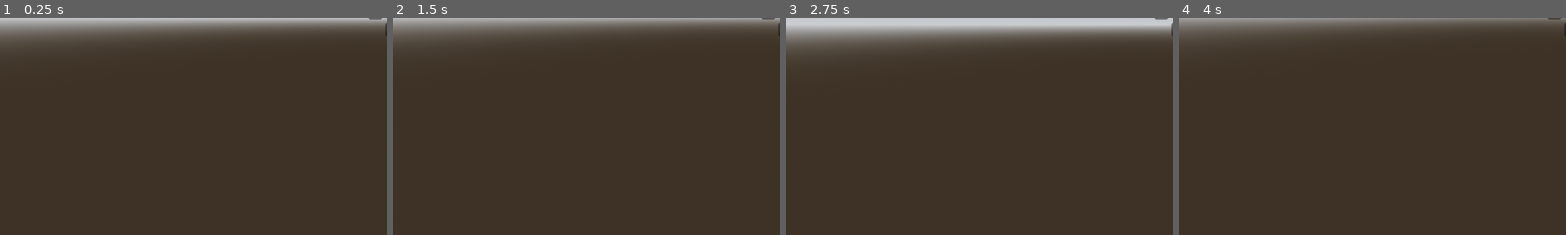
Above: before the commit, frames 1-4 (left to right).
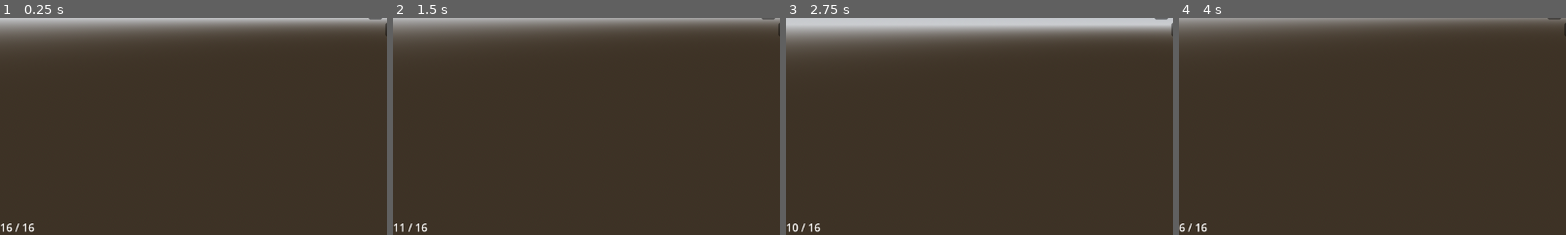
Above: after the commit, the same moments.

Repository: rsrasmu2/Brackeys2025
Game: Godot game, scene res://assets/main/main.tscn
The game is run twice, just before and just after one commit, with the same random seed, the same clock (stepped at 60 frames per second) and the same inputs.
Inputs (mouse positions are % of the whole screen's width and height, from its top left):
- Up to frame 1 (0.25 s): no input
- Up to frame 2 (1.5 s): tap Enter at 0.5 s; move the mouse to (55, 50) at 0.52 s; press the mouse at (55, 50) at 0.53 s; hold W (move_forward) from 0.53 s (still down); tap Space (jump) at 0.77 s; move the mouse to (45, 50) at 1.27 s; release the mouse at (45, 50) at 1.28 s; click (45, 50) at 1.35 s
- Up to frame 3 (2.75 s): keep holding W (move_forward); tap Space (jump) at 1.52, 2 s; move the mouse to (52, 48) at 2.02 s; hold Shift (sprint) from 2.03 s (still down); click (52, 48) at 2.3 s
- Up to frame 4 (4 s): keep holding W (move_forward); move the mouse to (49, 52) at 2.77 s; release Shift (sprint) at 2.78 s; click (49, 52) at 2.85 s; tap Space (jump) at 3.02, 3.77 s; tap Enter at 3.5 s; move the mouse to (57, 51) at 3.52 s; press the mouse at (57, 51) at 3.53 s
The pictures show only the part of the screen within x 0-50%, y 50-100%; the shares and areas given below are measured in that part.

The runs differ from the first frame. In frame 1, 0.1% of the frame differs, in the area x 0-10%, y 94-99%; in frame 2, 0.1%; in frame 3, 0.1%; in frame 4, 0.1%.

Commit message:
Add reloading

Diff:
--- a/assets/environment/new_terrain_3d_material.tres
+++ b/assets/environment/new_terrain_3d_material.tres
@@ -23,7 +23,6 @@
 
 [resource]
 _shader_parameters = {
-&"": null,
 &"bias_distance": 512.0,
 &"blend_sharpness": 0.5,
 &"depth_blur": 0.0,
--- a/assets/gun/gun.gd
+++ b/assets/gun/gun.gd
@@ -2,11 +2,38 @@
 extends Node3D
 
 signal firing_changed(is_firing: bool)
+signal ammo_changed(ammo: int)
+signal current_ammo_changed(current_ammo: int)
+signal started_reloading
+signal finished_reloading
 
 const bullet_scene = preload("res://assets/bullet/bullet.tscn")
-@export var cooldown: float = 0.2
+@export var cooldown: float = 0.2:
+	set(value):
+		cooldown = value
+		$FireTimer.wait_time = cooldown
+
 @export var bullet_speed: float = 20.0
 @export var bullet_damage: int = 30
+@export var ammo: int = 16:
+	set(value):
+		if ammo != value:
+			ammo = value
+			emit_signal(ammo_changed.get_name(), ammo)
+			if current_ammo > ammo:
+				current_ammo = ammo
+
+@export var reload_speed: float = 1.2:
+	set(value):
+		reload_speed = value
+		$ReloadTimer.wait_time = reload_speed
+
+@onready var current_ammo: int = self.ammo:
+	set(value):
+		var new_ammo: int = clamp(value, 0, ammo)
+		if current_ammo != new_ammo:
+			current_ammo = new_ammo
+			emit_signal(current_ammo_changed.get_name(), current_ammo)
 
 @onready var initial_rotation: Vector3 = self.rotation
 var _firing: bool = false:
@@ -15,37 +42,64 @@
 			_firing = value
 			emit_signal(firing_changed.get_name(), _firing)
 
+var _reloading: bool = false
+
 # Called when the node enters the scene tree for the first time.
 func _ready() -> void:
-	$Timer.wait_time = cooldown
+	$FireTimer.wait_time = cooldown
+	$ReloadTimer.wait_time = reload_speed
 
 func _input(event: InputEvent) -> void:
 	if event.is_action_pressed("fire"):
 		start_fire()
 	elif event.is_action_released("fire"):
 		stop_fire()
+	if event.is_action_pressed("reload"):
+		reload()
 
 func set_aim_target(target_global_position: Vector3) -> void:
 	$GunMesh/BulletSpawner.global_transform = $GunMesh/BulletSpawner.global_transform.looking_at(target_global_position)
 
 func start_fire() -> void:
 	_firing = true
-	if $Timer.is_stopped():
+	if $FireTimer.is_stopped():
 		fire()
-		$Timer.start()
+		$FireTimer.start()
 
 func stop_fire() -> void:
 	_firing = false
 
 func _on_timer_timeout() -> void:
 	if not _firing:
-		$Timer.stop()
+		$FireTimer.stop()
 	else:
 		fire()
 
 func fire() -> void:
+	if current_ammo == 0:
+		reload()
+		return
+
 	var bullet: Bullet = bullet_scene.instantiate()
 	get_tree().root.add_child(bullet)
 	bullet.global_position = $GunMesh/BulletSpawner.global_position
 	bullet.global_rotation = $GunMesh/BulletSpawner.global_rotation
 	bullet.init(-$GunMesh/BulletSpawner.global_basis.z * bullet_speed, bullet_damage)
+	current_ammo -= 1
+
+func reload() -> void:
+	if _reloading:
+		return
+	$FireTimer.stop()
+	_reloading = true
+	$ReloadTimer.start()
+	emit_signal(started_reloading.get_name())
+
+
+func _on_reload_timer_timeout() -> void:
+	current_ammo = ammo
+	_reloading = false
+	emit_signal(finished_reloading.get_name())
+	if _firing:
+		fire()
+		$FireTimer.start()
--- a/assets/gun/gun.tscn
+++ b/assets/gun/gun.tscn
@@ -21,6 +21,11 @@
 [node name="BulletSpawner" type="Node3D" parent="GunMesh"]
 transform = Transform3D(1, 0, 0, 0, 1, 0, 0, 0, 1, -3.08448e-08, 0, -0.411403)
 
-[node name="Timer" type="Timer" parent="."]
+[node name="FireTimer" type="Timer" parent="."]
 
-[connection signal="timeout" from="Timer" to="." method="_on_timer_timeout"]
+[node name="ReloadTimer" type="Timer" parent="."]
+wait_time = 1.2
+one_shot = true
+
+[connection signal="timeout" from="FireTimer" to="." method="_on_timer_timeout"]
+[connection signal="timeout" from="ReloadTimer" to="." method="_on_reload_timer_timeout"]
--- /dev/null
+++ b/assets/player/ammo.gd
@@ -0,0 +1,15 @@
+extends Label
+
+@export var gun: Gun
+
+func _ready() -> void:
+	_set_text()
+
+func _on_gun_ammo_changed(_ammo: int) -> void:
+	_set_text()
+
+func _on_gun_current_ammo_changed(_current_ammo: int) -> void:
+	_set_text()
+
+func _set_text() -> void:
+	text = str(gun.current_ammo) + " / " + str(gun.ammo)
--- /dev/null
+++ b/assets/player/dash.gd
@@ -0,0 +1,13 @@
+extends Node
+
+@export var charges: int = 1
+@export var cooldown: float = 2
+
+# Called when the node enters the scene tree for the first time.
+func _ready() -> void:
+	pass # Replace with function body.
+
+
+# Called every frame. 'delta' is the elapsed time since the previous frame.
+func _process(delta: float) -> void:
+	pass
--- a/assets/player/player.tscn
+++ b/assets/player/player.tscn
@@ -6,6 +6,8 @@
 [ext_resource type="Texture2D" uid="uid://ceh4xbfgvp1x4" path="res://assets/player/crosshair012.png" id="2_ouxva"]
 [ext_resource type="Script" uid="uid://131tkdjps5ux" path="res://assets/player/player_camera.gd" id="2_tb4ck"]
 [ext_resource type="PackedScene" uid="uid://b4xojb6sb1hqf" path="res://assets/gun/gun.tscn" id="2_toylo"]
+[ext_resource type="Script" uid="uid://dmneh2j38qw20" path="res://assets/player/ammo.gd" id="5_tb4ck"]
+[ext_resource type="Script" uid="uid://d0gxh32exbwxl" path="res://assets/player/dash.gd" id="8_kwvpd"]
 
 [sub_resource type="CapsuleShape3D" id="CapsuleShape3D_hgb4b"]
 
@@ -27,19 +29,40 @@
 target_position = Vector3(0, 0, 100)
 collision_mask = 5
 
-[node name="Crosshair" type="TextureRect" parent="PlayerCamera"]
+[node name="UI" type="Control" parent="PlayerCamera"]
+layout_mode = 3
+anchors_preset = 15
+anchor_right = 1.0
+anchor_bottom = 1.0
+grow_horizontal = 2
+grow_vertical = 2
+
+[node name="Crosshair" type="TextureRect" parent="PlayerCamera/UI"]
+layout_mode = 1
 anchors_preset = 8
 anchor_left = 0.5
 anchor_top = 0.5
 anchor_right = 0.5
 anchor_bottom = 0.5
-offset_left = -20.0
-offset_top = -20.0
-offset_right = 20.0
-offset_bottom = 20.0
+offset_left = -36.0
+offset_top = -36.0
+offset_right = 36.0
+offset_bottom = 36.0
 grow_horizontal = 2
 grow_vertical = 2
 texture = ExtResource("2_ouxva")
+
+[node name="Ammo" type="Label" parent="PlayerCamera/UI" node_paths=PackedStringArray("gun")]
+layout_mode = 1
+anchors_preset = 2
+anchor_top = 1.0
+anchor_bottom = 1.0
+offset_top = -23.0
+offset_right = 40.0
+grow_vertical = 0
+text = "12 / 12"
+script = ExtResource("5_tb4ck")
+gun = NodePath("../../Gun")
 
 [node name="CollisionShape3D" type="CollisionShape3D" parent="."]
 transform = Transform3D(1, 0, 0, 0, 1, 0, 0, 0, 1, 0, 1, 0)
@@ -54,5 +77,13 @@
 script = ExtResource("2_h6syq")
 target = NodePath("..")
 
+[node name="Dash" type="Node" parent="."]
+script = ExtResource("8_kwvpd")
+
+[node name="Cooldown" type="Timer" parent="Dash"]
+wait_time = 2.0
+
 [connection signal="is_sprinting_changed" from="." to="PlayerCamera" method="_on_player_is_sprinting_changed"]
+[connection signal="ammo_changed" from="PlayerCamera/Gun" to="PlayerCamera/UI/Ammo" method="_on_gun_ammo_changed"]
+[connection signal="current_ammo_changed" from="PlayerCamera/Gun" to="PlayerCamera/UI/Ammo" method="_on_gun_current_ammo_changed"]
 [connection signal="firing_changed" from="PlayerCamera/Gun" to="." method="_on_gun_firing_changed"]
--- a/project.godot
+++ b/project.godot
@@ -28,6 +28,7 @@
 "res://addons/": "orange",
 "res://assets/": "green",
 "res://assets/common/": "blue",
+"res://assets/main/": "yellow",
 "res://vault/": "purple"
 }
 
@@ -78,6 +79,11 @@
 "events": [Object(InputEventKey,"resource_local_to_scene":false,"resource_name":"","device":-1,"window_id":0,"alt_press …(195 unchanged characters)…
 ]
 }
+reload={
+"deadzone": 0.2,
+"events": [Object(InputEventKey,"resource_local_to_scene":false,"resource_name":"","device":-1,"window_id":0,"alt_pressed":false,"shift_pressed":false,"ctrl_pressed":false,"meta_pressed":false,"pressed":false,"keycode":0,"physical_keycode":82,"key_label":0,"unicode":114,"location":0,"echo":false,"script":null)
+]
+}
 
 [layer_names]
 
Not shown, added: assets/player/ammo.gd.uid
Not shown, added: assets/player/dash.gd.uid
Not shown: 1 places in assets/player/player.tscn that only renumber resources
